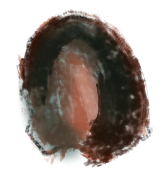
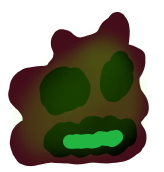
Revision of a layered 164px x 172px image; what changed, layer by layer:
removed layer "Paint Layer 4" over [8, 9, 154, 168]
painted on "Paint Layer 3" over [8, 9, 154, 168]
painted on "Paint Layer 2" over [8, 9, 154, 168]
painted on "Paint Layer 1" over [8, 9, 154, 168]
